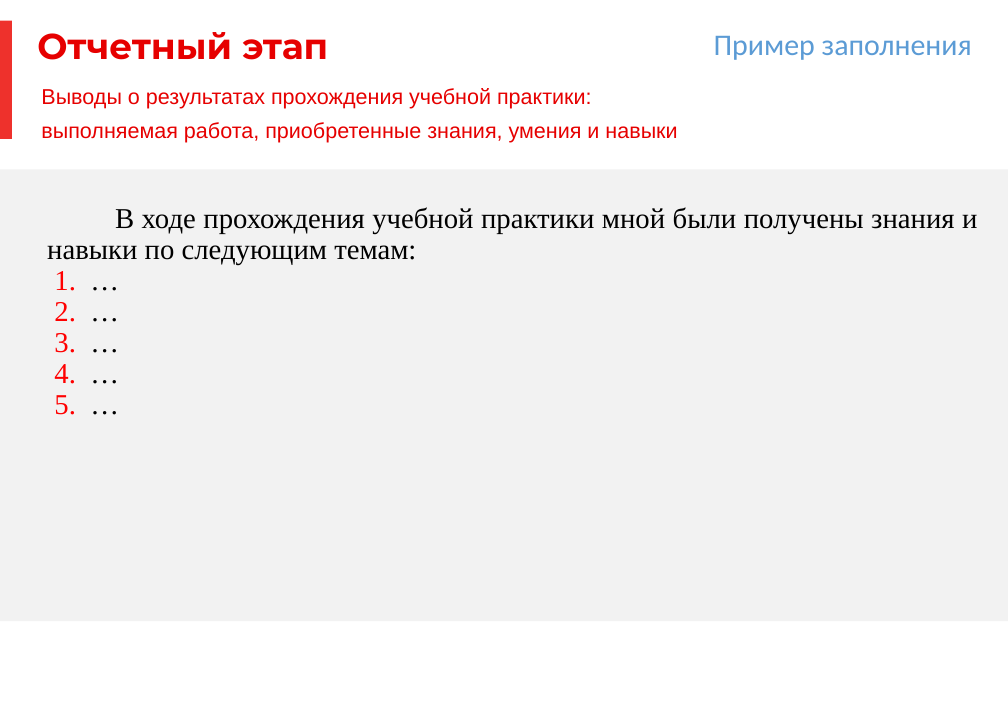
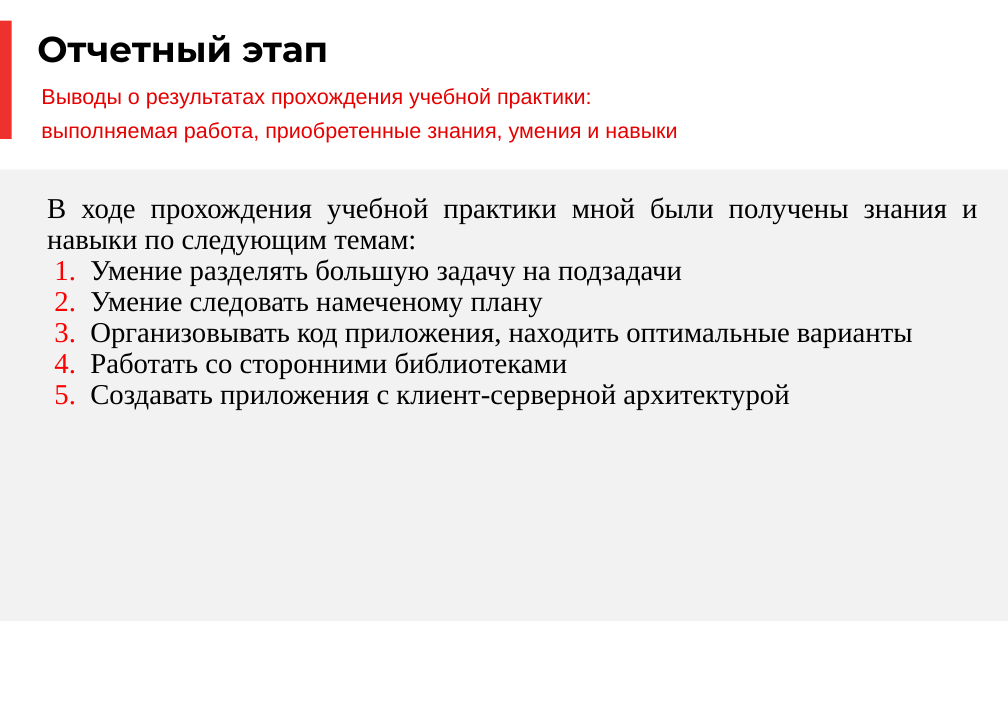
Before and after one commit to a-attendee/practice-2, a slide deck: slide 13 of docs/Prilozhenie 1 k individualnomu zadaniyu UP. PM.03 (shablon otcheta dlya zapolneniya).pptx. Drawn at 1008x713 pixels with LibreOffice and Linux fonts; fonts in the diff are those of the drawing; background and template pictures are left out. Boxes give left, top, right and bottom in pixels: in the first picture for what was removed or moved away, otherwise in the second. Text is boxed around its words. In the diff, an @@ line names an element or a change of style, - is before the commit and + after.

```diff
--- a/docs/Prilozhenie 1 k individualnomu zadaniyu UP. PM.03 (shablon otcheta dlya zapolneniya).pptx
+++ b/docs/Prilozhenie 1 k individualnomu zadaniyu UP. PM.03 (shablon otcheta dlya zapolneniya).pptx
@@ title "Отчетный этап" at bbox=[37, 35, 328, 63]: text colour #E60000 to #000000 @@
@@ text removed at bbox=[714, 36, 972, 60] @@
-Пример заполнения
@@ text "В ходе прохождения учебной практики ...": place and size @@
-text "В ходе прохождения учебной практики ..." at bbox=[47, 207, 977, 265]
+text "В ходе прохождения учебной практики ..." at bbox=[47, 197, 977, 410]
@@ text at bbox=[47, 197, 977, 255]: indent changed @@
@@ text at bbox=[90, 259, 913, 410]: text changed @@
-1. …
-2. …
-3. …
-4. …
-5. …
+1. Умение разделять большую задачу на подзадачи
+2. Умение следовать намеченому плану
+3. Организовывать код приложения, находить оптимальные варианты
+4. Работать со сторонними библиотеками
+5. Создавать приложения с клиент-серверной архитектурой
```
Also in this commit, not shown: 14 other slides changed, 27 other files.
